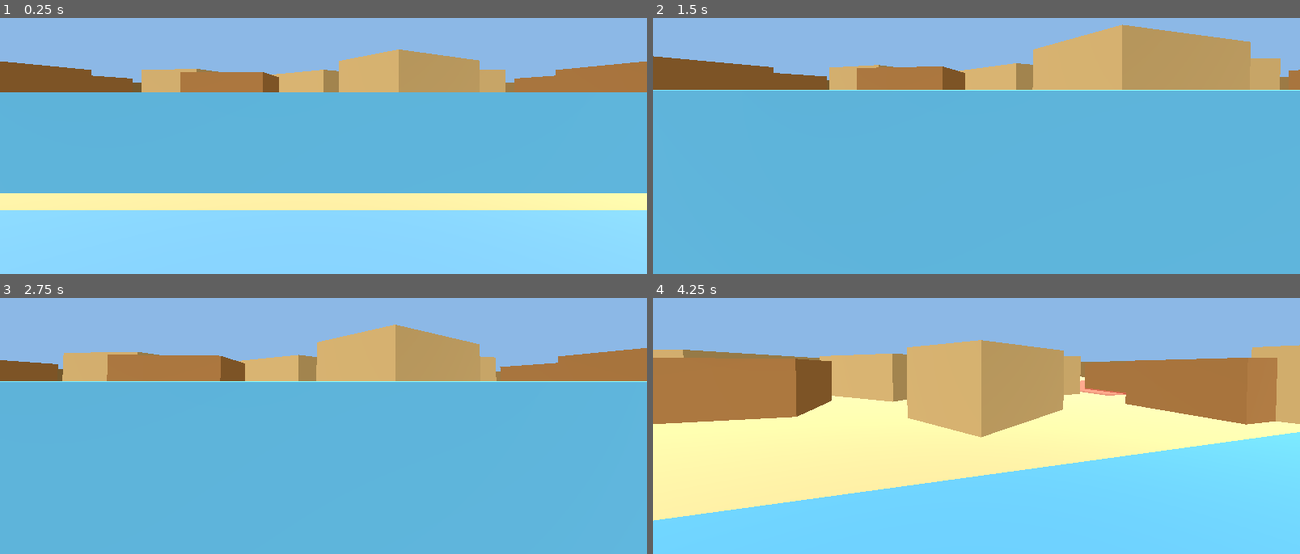
Above: before the commit, frames 1-4 (two rows, left to right).
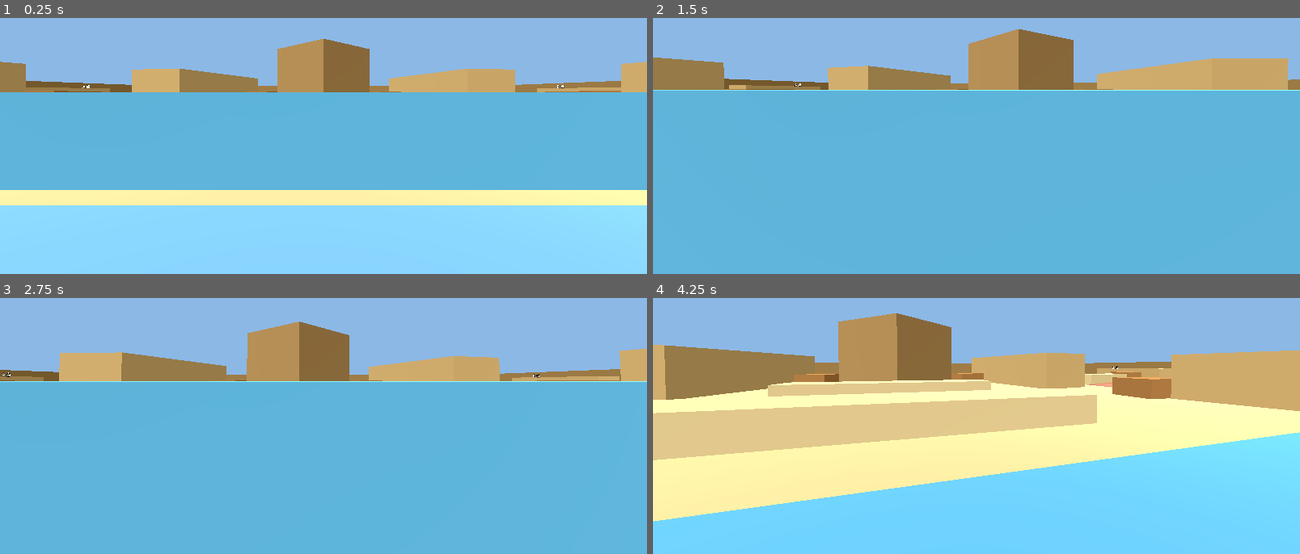
Above: after the commit, the same moments.

Repository: Nornttyy/CS2.5
Game: Godot game, scene res://scenes/fps.tscn
Two runs of this game, one before a commit and one after it. Both use one fixed random seed, a clock stepped at 60 frames per second and the inputs below.
Inputs (mouse positions are in pixels of both pictures, inside the frame that each line leads up to):
- Up to frame 1 (0.25 s): no input
- Up to frame 2 (1.5 s): tap Enter at 0.5 s; move the mouse to (1008, 89) at 0.52 s; hold W from 0.53 s (still down); tap R at 0.6, 1.35 s; click (1008, 89) at 0.67 s; tap Space at 0.77 s; move the mouse to (944, 94) at 1.27 s
- Up to frame 3 (2.75 s): keep holding W; tap Space at 1.52 s; move the mouse to (336, 367) at 2.02 s; tap R at 2.1 s
- Up to frame 4 (4.25 s): keep holding W; tap Space at 2.75, 3.02, 3.77 s; move the mouse to (970, 377) at 2.77 s; tap R at 2.85, 3.6 s; click (970, 377) at 2.92 s; move the mouse to (1021, 377) at 3.52 s

The runs differ from the first frame. In frame 1, 11% of the frame differs, in the area x 0-100%, y 8-76%; in frame 2, 10%; in frame 3, 8.8%; in frame 4, 27%, in the area x 0-100%, y 5-88%.

Commit message:
地图大改：扩大到1000x760、加中央高塔地标、建筑高矮不一、矮墙可架枪、箱子改小(32宽1.7高)、去单调
- 新增 hh 自定义高度字段（塔/矮墙/普通楼分层）
- 高塔与矮墙用不同颜色，增加层次
- 同步 3D第一人称/预览图/Godot；清除Godot标签残留表情

Co-Authored-By: Claude Opus 4.8 (1M context) <noreply@anthropic.com>

Diff:
--- a/maps/desert_town.json
+++ b/maps/desert_town.json
@@ -1,41 +1,45 @@
 [
-  {"type":"tspawn","x":300,"y":20,"w":160,"h":48},
-  {"type":"ctspawn","x":300,"y":512,"w":160,"h":48},
-  {"type":"barrier","x":300,"y":74,"w":160,"h":16},
-  {"type":"barrier","x":300,"y":490,"w":160,"h":16},
+  {"type":"tspawn","x":420,"y":30,"w":160,"h":50},
+  {"type":"ctspawn","x":420,"y":680,"w":160,"h":50},
+  {"type":"barrier","x":420,"y":86,"w":160,"h":16},
+  {"type":"barrier","x":420,"y":658,"w":160,"h":16},
 
-  {"type":"A","x":40,"y":215,"w":185,"h":150},
-  {"type":"B","x":535,"y":215,"w":185,"h":150},
+  {"type":"A","x":70,"y":290,"w":210,"h":180},
+  {"type":"B","x":720,"y":290,"w":210,"h":180},
 
-  {"type":"house","x":340,"y":255,"w":80,"h":80,"rot":0.78},
-  {"type":"house","x":248,"y":230,"w":50,"h":125,"rot":0.20},
-  {"type":"house","x":462,"y":230,"w":50,"h":125,"rot":-0.20},
-  {"type":"house","x":95,"y":100,"w":130,"h":55,"rot":-0.30},
-  {"type":"house","x":535,"y":100,"w":130,"h":55,"rot":0.30},
-  {"type":"house","x":95,"y":425,"w":130,"h":55,"rot":0.30},
-  {"type":"house","x":535,"y":425,"w":130,"h":55,"rot":-0.30},
-  {"type":"house","x":300,"y":155,"w":65,"h":42,"rot":0.55},
-  {"type":"house","x":395,"y":383,"w":65,"h":42,"rot":-0.55},
+  {"type":"house","x":455,"y":335,"w":90,"h":90,"rot":0.78,"hh":9},
+  {"type":"house","x":430,"y":252,"w":140,"h":26,"hh":1.4},
+  {"type":"house","x":430,"y":482,"w":140,"h":26,"hh":1.4},
+  {"type":"house","x":320,"y":300,"w":55,"h":170,"rot":0.18,"hh":4.5},
+  {"type":"house","x":625,"y":300,"w":55,"h":170,"rot":-0.18,"hh":4.5},
+  {"type":"house","x":150,"y":150,"w":160,"h":70,"rot":-0.22,"hh":3.8},
+  {"type":"house","x":690,"y":150,"w":160,"h":70,"rot":0.22,"hh":3.8},
+  {"type":"house","x":420,"y":158,"w":160,"h":30,"hh":1.4},
+  {"type":"house","x":150,"y":540,"w":160,"h":70,"rot":0.22,"hh":3.8},
+  {"type":"house","x":690,"y":540,"w":160,"h":70,"rot":-0.22,"hh":3.8},
+  {"type":"house","x":420,"y":572,"w":160,"h":30,"hh":1.4},
+  {"type":"house","x":105,"y":300,"w":30,"h":120,"hh":2.4},
+  {"type":"house","x":865,"y":300,"w":30,"h":120,"hh":2.4},
+  {"type":"house","x":195,"y":405,"w":90,"h":26,"rot":0.3,"hh":1.5},
+  {"type":"house","x":715,"y":405,"w":90,"h":26,"rot":-0.3,"hh":1.5},
 
-  {"type":"crate","x":78,"y":250,"w":52,"h":52,"rot":0.40},
-  {"type":"crate","x":630,"y":250,"w":52,"h":52,"rot":-0.40},
-  {"type":"crate","x":150,"y":315,"w":52,"h":52},
-  {"type":"crate","x":558,"y":315,"w":52,"h":52},
-  {"type":"crate","x":290,"y":215,"w":52,"h":52,"rot":0.30},
-  {"type":"crate","x":418,"y":215,"w":52,"h":52,"rot":-0.30},
-  {"type":"crate","x":290,"y":335,"w":52,"h":52},
-  {"type":"crate","x":418,"y":335,"w":52,"h":52},
-  {"type":"crate","x":195,"y":150,"w":52,"h":52,"rot":-0.60},
-  {"type":"crate","x":513,"y":150,"w":52,"h":52,"rot":0.60},
-  {"type":"crate","x":195,"y":400,"w":52,"h":52},
-  {"type":"crate","x":513,"y":400,"w":52,"h":52},
+  {"type":"crate","x":130,"y":360,"w":32,"h":32},
+  {"type":"crate","x":838,"y":360,"w":32,"h":32},
+  {"type":"crate","x":230,"y":330,"w":32,"h":32,"rot":0.4},
+  {"type":"crate","x":738,"y":330,"w":32,"h":32,"rot":-0.4},
+  {"type":"crate","x":400,"y":360,"w":32,"h":32,"rot":0.3},
+  {"type":"crate","x":568,"y":360,"w":32,"h":32,"rot":-0.3},
+  {"type":"crate","x":300,"y":205,"w":32,"h":32},
+  {"type":"crate","x":668,"y":205,"w":32,"h":32},
+  {"type":"crate","x":300,"y":525,"w":32,"h":32},
+  {"type":"crate","x":668,"y":525,"w":32,"h":32},
 
-  {"type":"route","x1":380,"y1":68,"x2":160,"y2":215},
-  {"type":"route","x1":380,"y1":68,"x2":380,"y2":255},
-  {"type":"route","x1":380,"y1":68,"x2":600,"y2":215},
-  {"type":"route","x1":380,"y1":512,"x2":160,"y2":365},
-  {"type":"route","x1":380,"y1":512,"x2":380,"y2":325},
-  {"type":"route","x1":380,"y1":512,"x2":600,"y2":365},
-  {"type":"route","x1":225,"y1":290,"x2":345,"y2":290},
-  {"type":"route","x1":535,"y1":290,"x2":415,"y2":290}
+  {"type":"route","x1":500,"y1":86,"x2":200,"y2":290},
+  {"type":"route","x1":500,"y1":86,"x2":500,"y2":335},
+  {"type":"route","x1":500,"y1":86,"x2":800,"y2":290},
+  {"type":"route","x1":500,"y1":674,"x2":200,"y2":470},
+  {"type":"route","x1":500,"y1":674,"x2":500,"y2":470},
+  {"type":"route","x1":500,"y1":674,"x2":800,"y2":470},
+  {"type":"route","x1":280,"y1":380,"x2":430,"y2":380},
+  {"type":"route","x1":720,"y1":380,"x2":570,"y2":380}
 ]
--- a/scripts/world.gd
+++ b/scripts/world.gd
@@ -3,9 +3,9 @@
 # 2D 编辑器里的坐标(px) → 3D 世界坐标(米)：每 10 像素 = 1 米
 
 const DIV := 8.0       # 多少像素算 1 米（数值越小，地图越大）
-const MAP_W := 760.0   # 2D 地图宽
-const MAP_H := 580.0   # 2D 地图高
-const HEIGHTS := {"house": 3.8, "barrier": 1.6, "crate": 3.2}
+const MAP_W := 1000.0  # 2D 地图宽
+const MAP_H := 760.0   # 2D 地图高
+const HEIGHTS := {"house": 3.8, "barrier": 1.6, "crate": 1.7}
 const COLORS := {
 	"house": Color(0.79, 0.66, 0.42),
 	"barrier": Color(0.35, 0.70, 0.88),
@@ -61,21 +61,27 @@
 			var c := _to_world(it["x"] + it["w"] / 2.0, it["y"] + it["h"] / 2.0)
 			var col := Color(0.94, 0.64, 0.35) if ty == "tspawn" else Color(0.44, 0.71, 0.88)
 			_visual_box(Vector3(c.x, 0.06, c.z), Vector3(it["w"] / DIV, 0.1, it["h"] / DIV), col, 0.0)
-			_label(c + Vector3(0, 2.2, 0), "🥷出生" if ty == "tspawn" else "👮出生")
+			_label(c + Vector3(0, 2.2, 0), "进攻方" if ty == "tspawn" else "防守方")
 			if ty == "ctspawn":
 				ct_pos = c
 			continue
 		if ty == "A" or ty == "B":
 			var c2 := _to_world(it["x"] + it["w"] / 2.0, it["y"] + it["h"] / 2.0)
 			_visual_box(Vector3(c2.x, 0.07, c2.z), Vector3(it["w"] / DIV, 0.12, it["h"] / DIV), Color(0.85, 0.25, 0.25, 0.55), 0.0)
-			_label(c2 + Vector3(0, 2.6, 0), ty + " 点 💣")
+			_label(c2 + Vector3(0, 2.6, 0), ty + " 点")
 			continue
-		# house / barrier / crate → 实体方块
+		# house / barrier / crate → 实体方块（高度可由 hh 自定义）
 		if HEIGHTS.has(ty):
-			var h: float = HEIGHTS[ty]
+			var h: float = it.get("hh", HEIGHTS[ty])
 			var c3 := _to_world(it["x"] + it["w"] / 2.0, it["y"] + it["h"] / 2.0)
 			var rot: float = it.get("rot", 0.0)
-			_static_box(Vector3(c3.x, h / 2.0, c3.z), Vector3(it["w"] / DIV, h, it["h"] / DIV), COLORS[ty], -rot)
+			var col: Color = COLORS[ty]
+			if ty == "house":
+				if h >= 7.0:
+					col = Color(0.66, 0.52, 0.31)   # 高塔
+				elif h <= 1.6:
+					col = Color(0.87, 0.78, 0.56)   # 矮墙
+			_static_box(Vector3(c3.x, h / 2.0, c3.z), Vector3(it["w"] / DIV, h, it["h"] / DIV), col, -rot)
 	# 把玩家放到警察出生点
 	var p := get_node_or_null("Player")
 	if p:
Not shown, changed: 地图预览.html
Not shown, changed: 走进沙漠小镇.html
